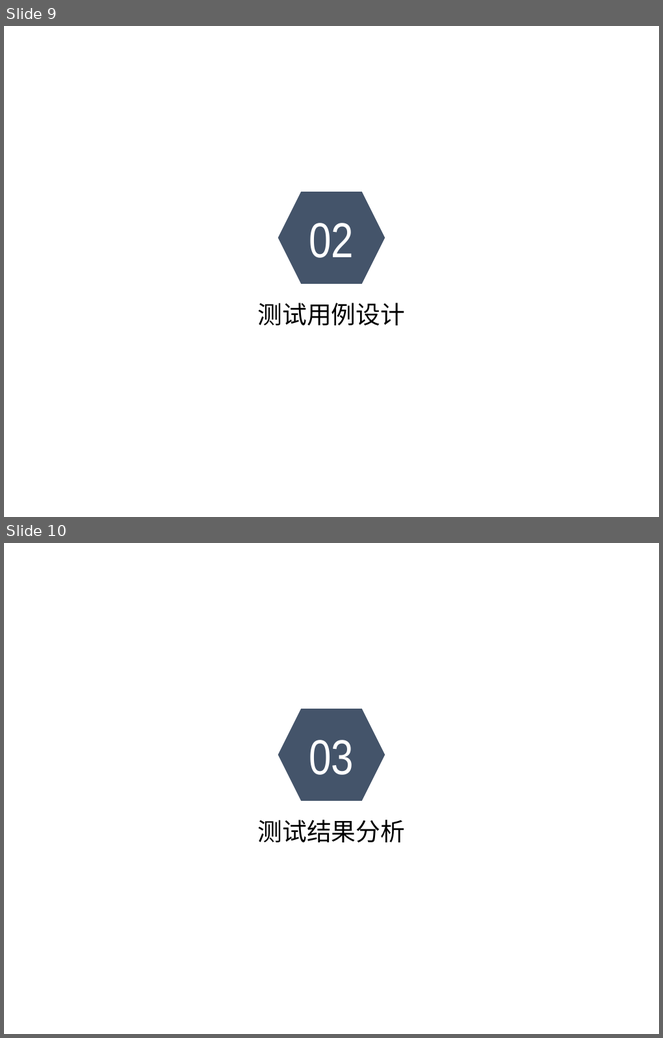
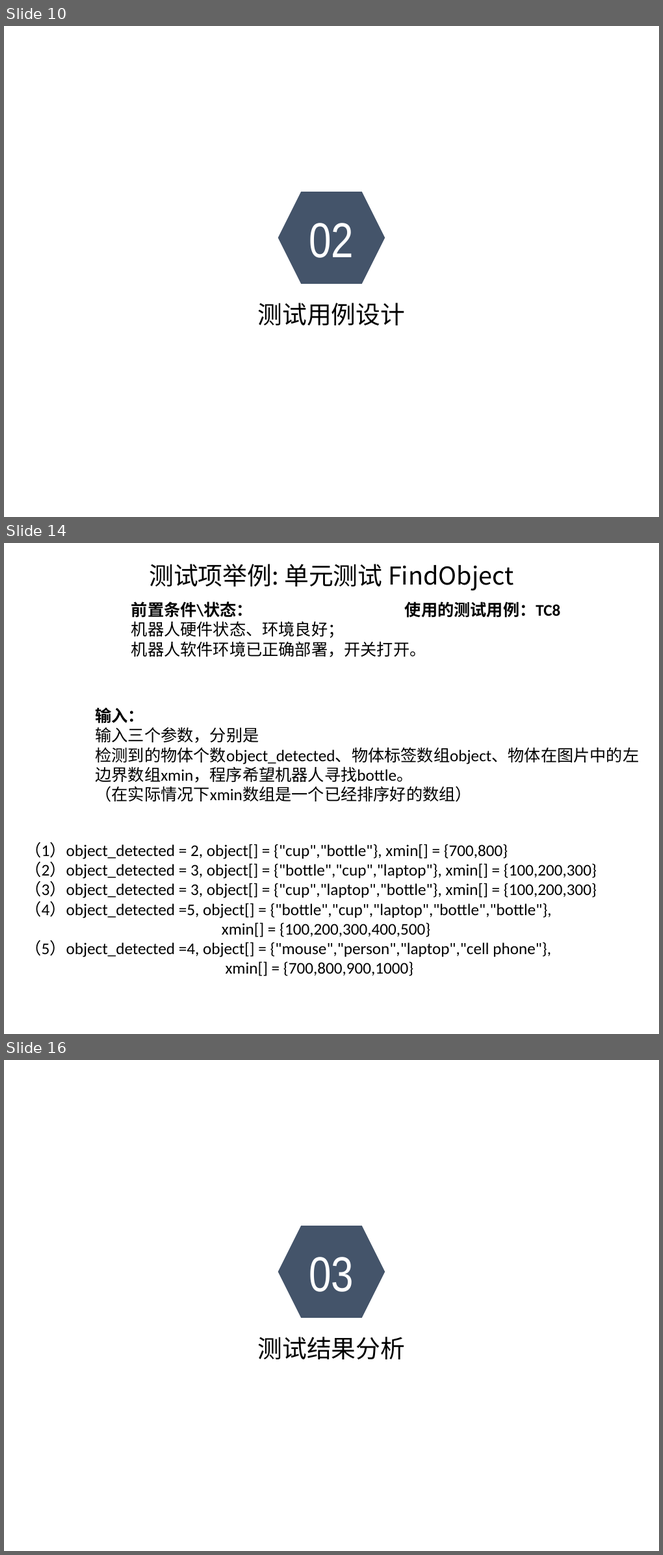
Before and after one commit to sebuaa2019/Team201, a slide deck: 测试报告.pptx. Shown one above the other, each under a label of ours: slides 9 and 10 before the commit, slides 10, 14 and 16 after it; the slides between them are not shown. The pictures are 663x1038 and 663x1555 pixels, drawn with LibreOffice and Linux fonts; fonts in the diff are those of the drawing; background and template pictures are left out. Boxes give left, top, right and bottom in pixels: in the first picture for what was removed or moved away, otherwise in the second. Text is boxed around its words. In the diff, an @@ line names an element or a change of style, - is before the commit and + after.

```diff
--- a/测试报告.pptx
+++ b/测试报告.pptx
@@ slide 14 added at (x1=4, y1=543, x2=659, y2=1034), background picture (left out) @@
@@ text added at (x1=149, y1=564, x2=514, y2=590), 27 pt, text #000000 @@
+测试项举例: 单元测试 FindObject
@@ text added at (x1=131, y1=601, x2=426, y2=657), 18 pt, text #000000 @@
+前置条件\状态：
+机器人硬件状态、环境良好；
+机器人软件环境已正确部署，开关打开。
@@ text added at (x1=405, y1=601, x2=561, y2=618), 18 pt, text #000000, bold @@
+使用的测试用例：TC8
@@ text added at (x1=96, y1=707, x2=640, y2=802), 18 pt, text #000000 @@
+输入：
+输入三个参数，分别是
+检测到的物体个数object_detected、物体标签数组object、物体在图片中的左
+边界数组xmin，程序希望机器人寻找bottle。
+（在实际情况下xmin数组是一个已经排序好的数组）
@@ text added at (x1=25, y1=842, x2=597, y2=977), 18 pt, text #000000 @@
+（1）object_detected = 2, object[] = {"cup","bottle"}, xmin[] = {700,800}
+（2）object_detected = 3, object[] = {"bottle","cup","laptop"}, xmin[] = {100,200,300}
+（3）object_detected = 3, object[] = {"cup","laptop","bottle"}, xmin[] = {100,200,300}
+（4）object_detected =5, object[] = {"bottle","cup","laptop","bottle","bottle"},
+xmin[] = {100,200,300,400,500}
+（5）object_detected =4, object[] = {"mouse","person","laptop","cell phone"},
+xmin[] = {700,800,900,1000}
@@ what was slide 9 is now slide 10 @@
@@ what was slide 10 is now slide 16 @@
```
Also in this commit, not shown: 13 other slides added, 5 slides removed.
